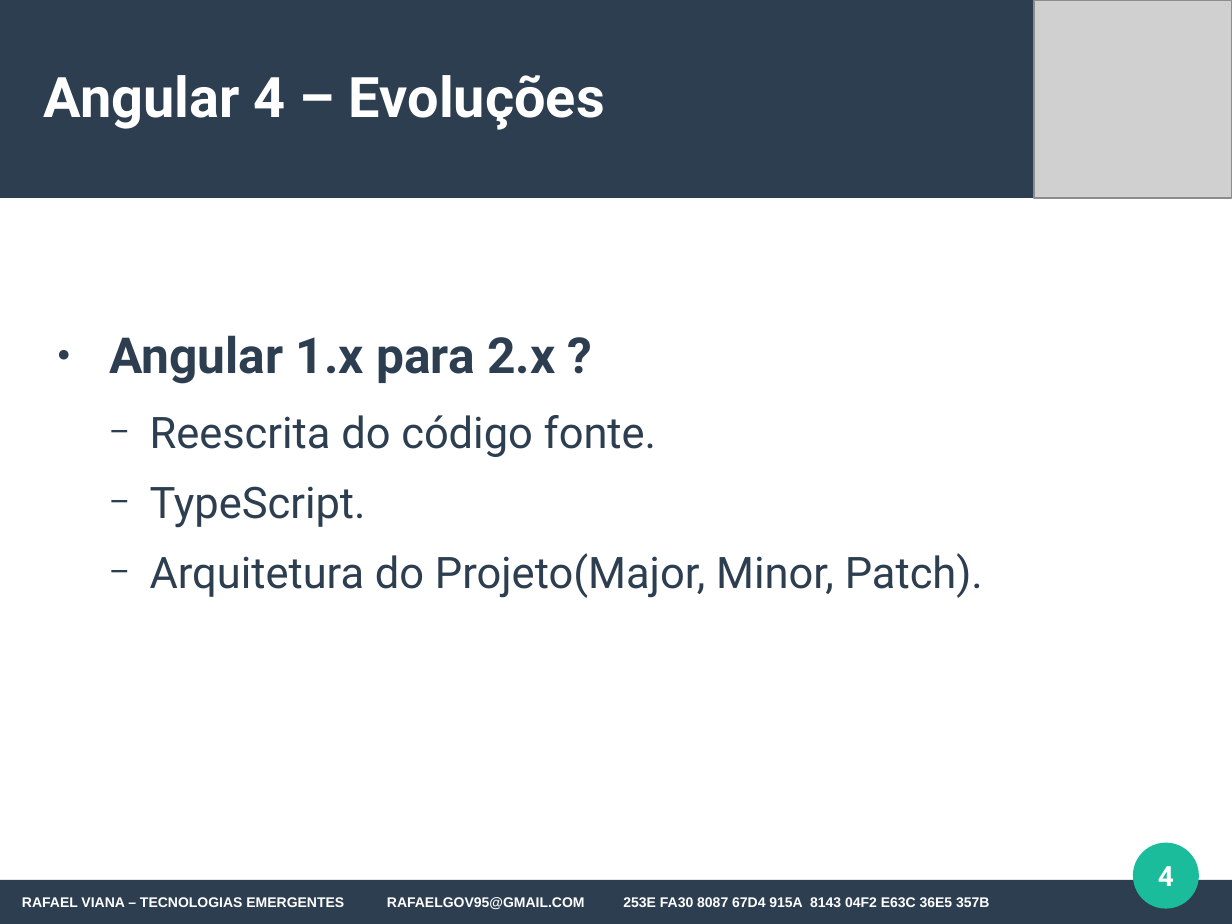
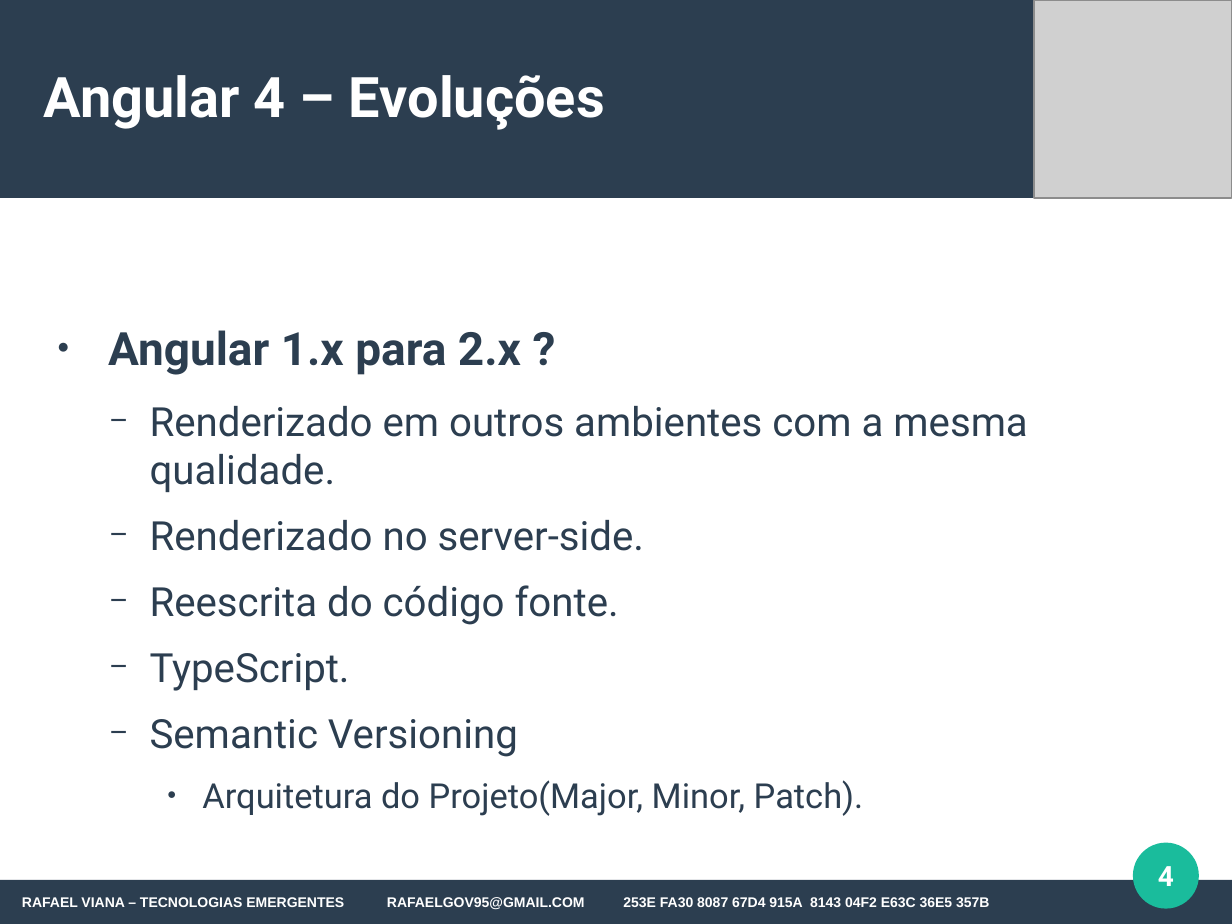
Before and after one commit to rafaelgov95/TE, a slide deck: slide 4 of Apresentação/Angular-4.odp. Drawn at 1232x924 pixels with LibreOffice and Linux fonts; fonts in the diff are those of the drawing; grey boxes stand for pictures. Boxes give left, top, right and bottom in pixels: in the first picture for what was removed or moved away, otherwise in the second. Text is boxed around its words. In the diff, an @@ line names an element or a change of style, - is before the commit and + after.

```diff
--- a/Apresentação/Angular-4.odp
+++ b/Apresentação/Angular-4.odp
@@ text at box(108, 330, 864, 816): size 32 to 29.6 pt in "Angular 1.x para 2.x ?"; size 28 to 25.9 pt in "Reescrita do código fonte.", "TypeScript."; size 28 to 22.2 pt in "Arquitetura do Projeto(Major, Minor, Patch)."; bullet − to ●; list level 2 to 3 in "Arquitetura do Projeto(Major, Minor, Patch)." @@
@@ text at box(150, 406, 1027, 551): paragraphs added @@
+  − Renderizado em outros ambientes com a mesma qualidade.
+  − Renderizado no server-side.
@@ text at box(150, 719, 518, 757): paragraph added @@
+  − Semantic Versioning
```
Also in this commit, not shown: 3 other slides changed, 1 slide added, 1 other file.
